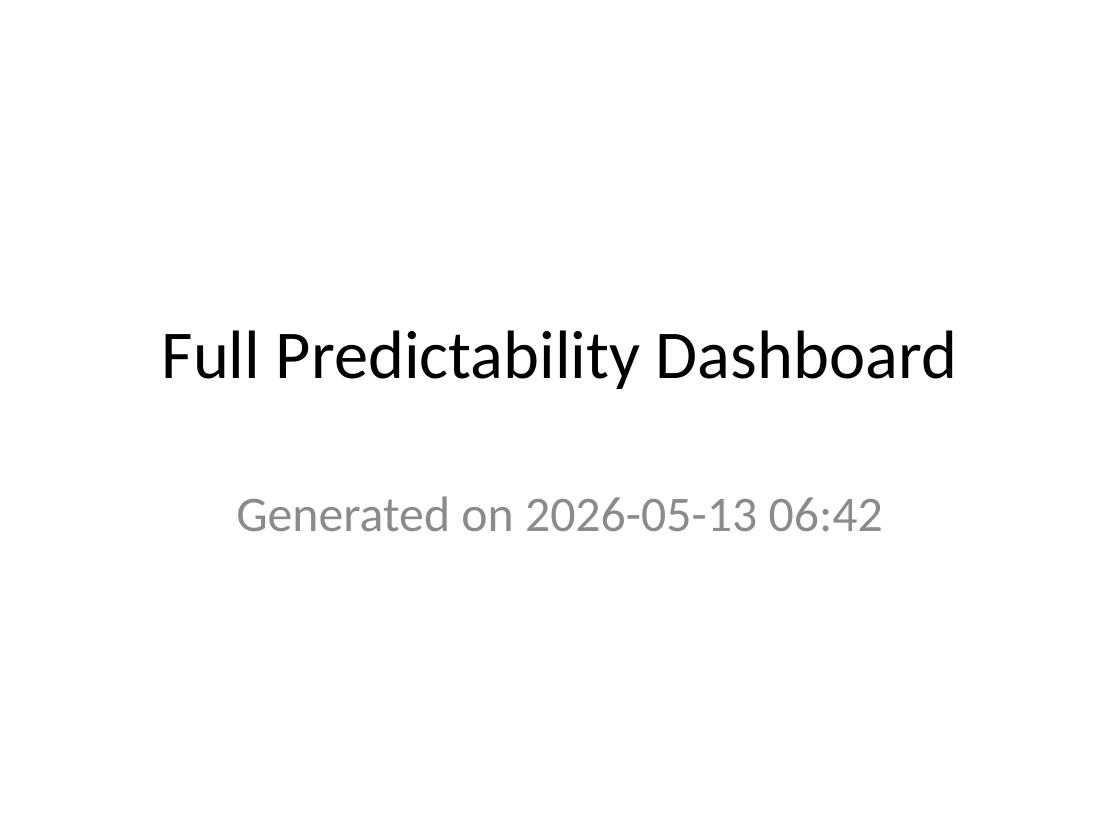
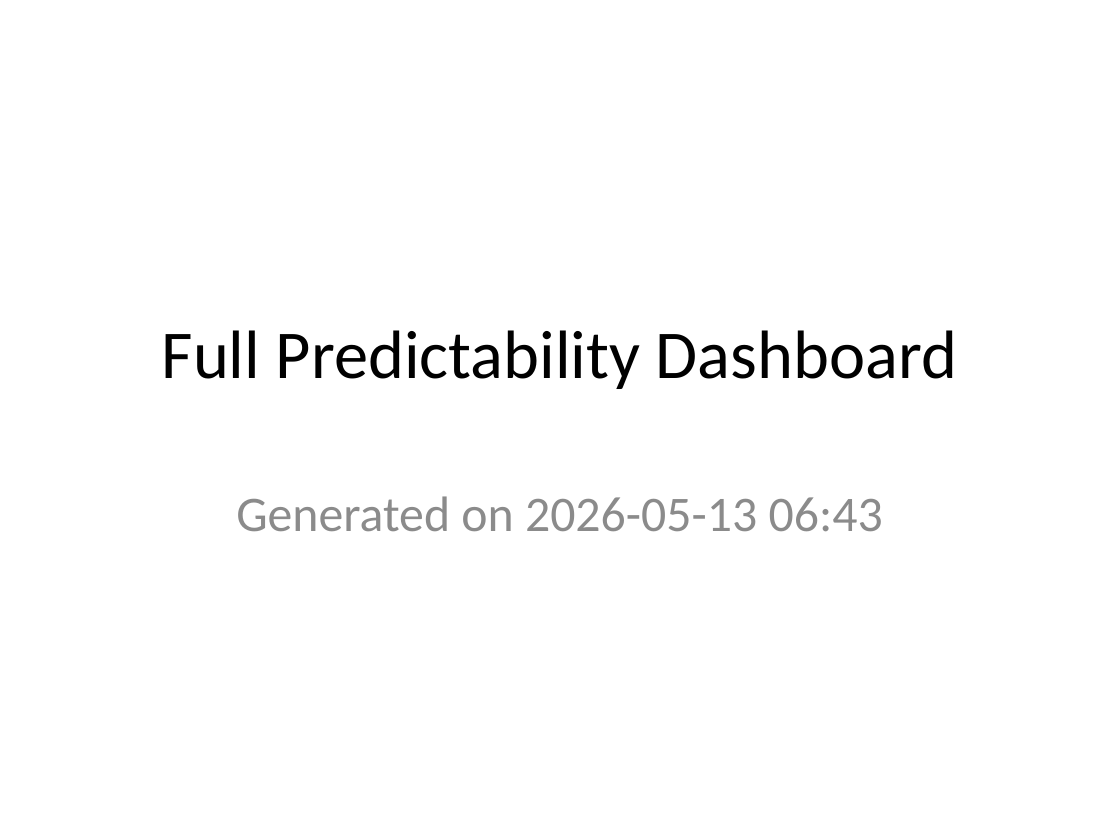
Before and after one commit to cbroult/predictability-engine, a slide deck: slide 1 of data/samples/reports/sample_data/dashboard.pptx. Drawn at 1120x840 pixels with LibreOffice and Linux fonts; fonts in the diff are those of the drawing. Boxes give left, top, right and bottom in pixels: in the first picture for what was removed or moved away, otherwise in the second. Text is boxed around its words. In the diff, an @@ line names an element or a change of style, - is before the commit and + after.

```diff
--- a/data/samples/reports/sample_data/dashboard.pptx
+++ b/data/samples/reports/sample_data/dashboard.pptx
@@ subtitle at [236, 496, 883, 531]: text changed @@
-Generated on 2026-05-13 06:42
+Generated on 2026-05-13 06:43
```
Also in this commit, not shown: 24 other files.
